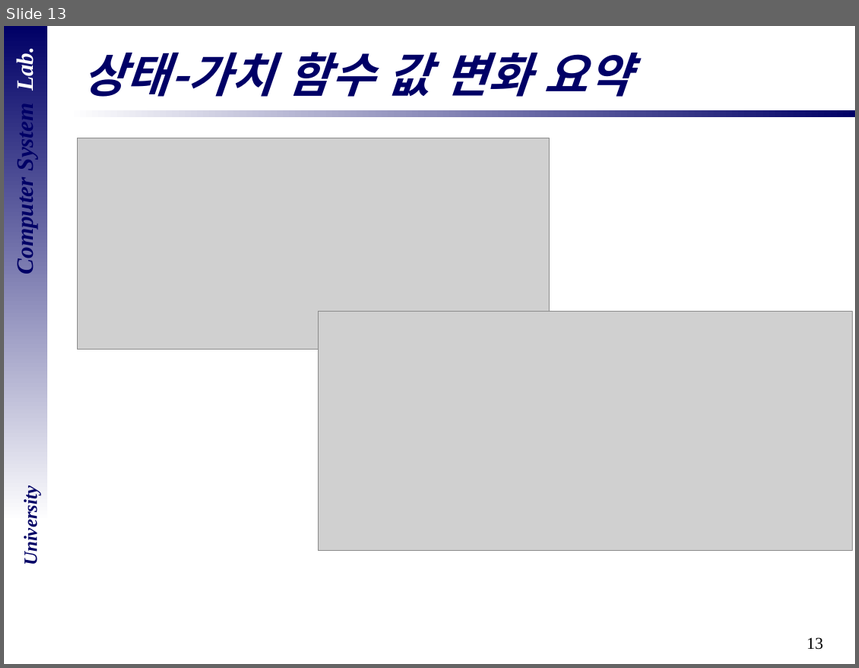
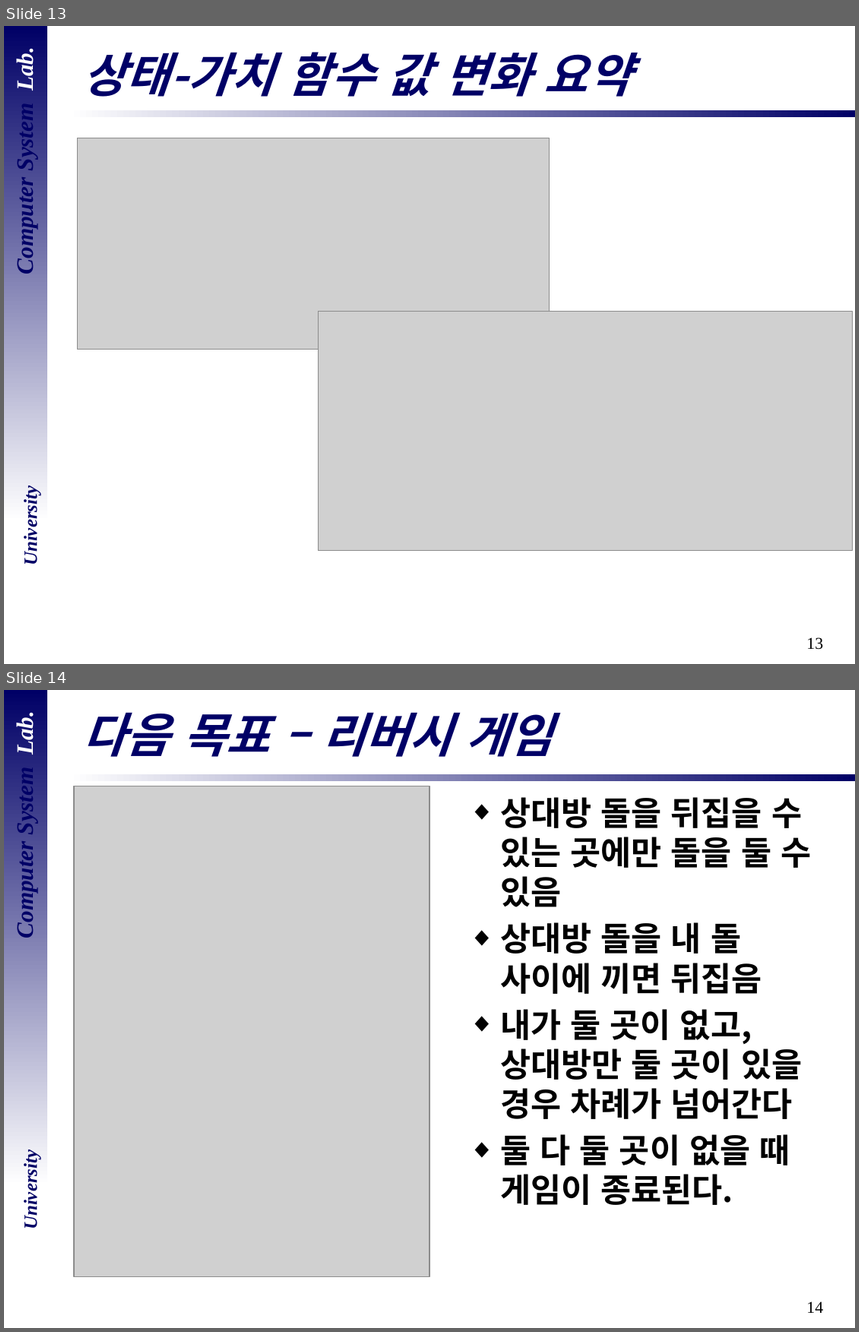
Before and after one commit to LeeBackUp/CSLAB-Semina, a slide deck: ppt 모음/RL Part1.pptx. Shown one above the other, each under a label of ours: slide 13 before the commit, slides 13 and 14 after it. The pictures are 859x668 and 859x1332 pixels, drawn with LibreOffice and Linux fonts; fonts in the diff are those of the drawing; grey boxes stand for pictures; background and template pictures are left out. Boxes give left, top, right and bottom in pixels: in the first picture for what was removed or moved away, otherwise in the second. Text is boxed around its words. In the diff, an @@ line names an element or a change of style, - is before the commit and + after.

```diff
--- a/ppt 모음/RL Part1.pptx
+++ b/ppt 모음/RL Part1.pptx
@@ slide 14 added at (4, 690, 855, 1328), background #FFFFFF; not listed: 5 template elements that a slide beside it also shows @@
@@ title added at (83, 712, 552, 757), 40 pt, text #000066, bold, italic @@
+다음 목표 – 리버시 게임
@@ picture added at (74, 787, 430, 1277) @@
@@ text added at (500, 797, 811, 1205), 28 pt, text #000000, bold @@
+◆ 상대방 돌을 뒤집을 수 있는 곳에만 돌을 둘 수 있음
+◆ 상대방 돌을 내 돌
+  사이에 끼면 뒤집음
+◆ 내가 둘 곳이 없고,
+  상대방만 둘 곳이 있을 경우 차례가 넘어간다
+◆ 둘 다 둘 곳이 없을 때 게임이 종료된다.
```
Also in this commit, not shown: 1 slide changed, 1 other file.
